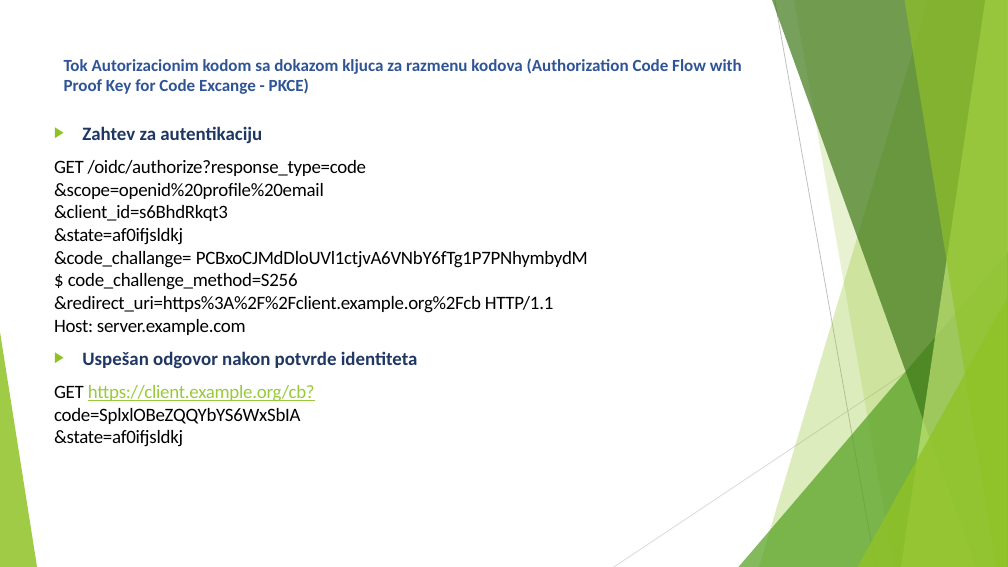
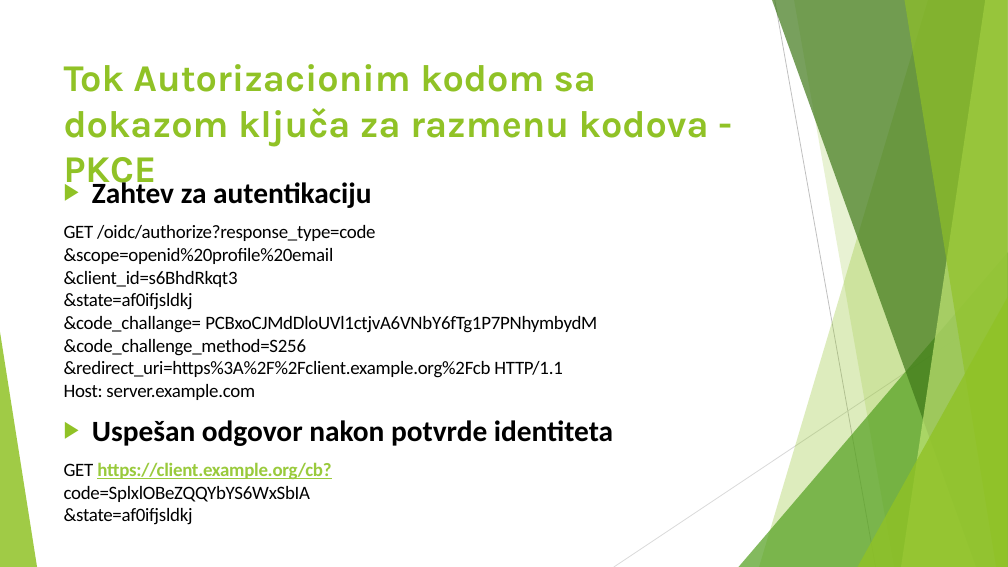
Before and after one commit to enimenss/IdentityServer4AndOAuth2, a slide deck: slide 12 of SSOPresentation.pptx. Drawn at 1008x567 pixels with LibreOffice and Linux fonts; fonts in the diff are those of the drawing. Boxes give left, top, right and bottom in pixels: in the first picture for what was removed or moved away, otherwise in the second. Text is boxed around its words. In the diff, an @@ line names an element or a change of style, - is before the commit and + after.

```diff
--- a/SSOPresentation.pptx
+++ b/SSOPresentation.pptx
@@ title at box(64, 64, 709, 192): text changed; size 16.2 to 36 pt; font Calibri to Karla; text colour #2F5496 to #90C226 @@
-Tok Autorizacionim kodom sa dokazom kljuca za razmenu kodova (Authorization Code Flow with Proof Key for Code Excange - PKCE)
+Tok Autorizacionim kodom sa dokazom ključa za razmenu kodova - PKCE
@@ text "Zahtev za autentikaciju": place and size @@
-text "Zahtev za autentikaciju" at box(54, 126, 588, 447)
+text "Zahtev za autentikaciju" at box(64, 178, 613, 525)
@@ text at box(64, 178, 613, 525): size 18 to 28 pt, text colour #1F3763 to #000000 in "Zahtev za autentikaciju", "Uspešan odgovor nakon potvrde identiteta"; bold on in "https://client.example.org/cb?" @@
@@ text at box(64, 225, 597, 400): text changed @@
-GET /oidc/authorize?response_type=code
-&scope=openid%20profile%20email
-&client_id=s6BhdRkqt3
-&state=af0ifjsldkj
-&code_challange= PCBxoCJMdDloUVl1ctjvA6VNbY6fTg1P7PNhymbydM
-$ code_challenge_method=S256
-&redirect_uri=https%3A%2F%2Fclient.example.org%2Fcb HTTP/1.1
-Host: server.example.com
+GET /oidc/authorize?response_type=code
+&scope=openid%20profile%20email
+&client_id=s6BhdRkqt3
+&state=af0ifjsldkj
+&code_challange= PCBxoCJMdDloUVl1ctjvA6VNbY6fTg1P7PNhymbydM
+&code_challenge_method=S256
+&redirect_uri=https%3A%2F%2Fclient.example.org%2Fcb HTTP/1.1
+Host: server.example.com
```
Also in this commit, not shown: 20 other slides changed, 1 slide removed, 1 other file.
